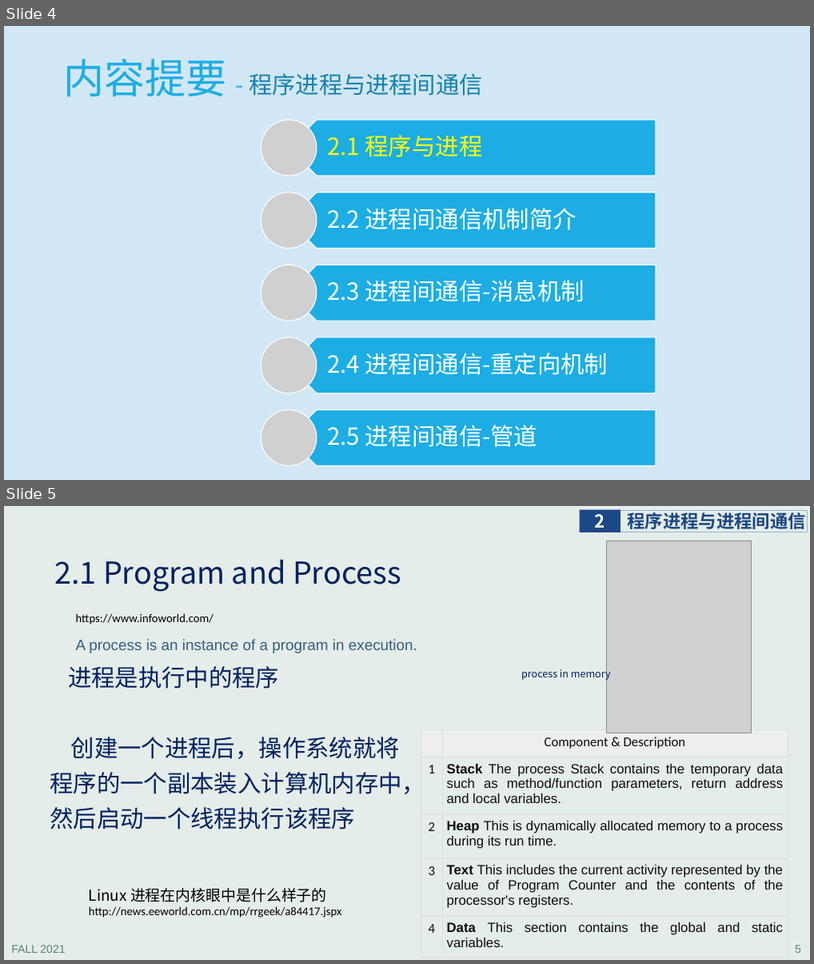
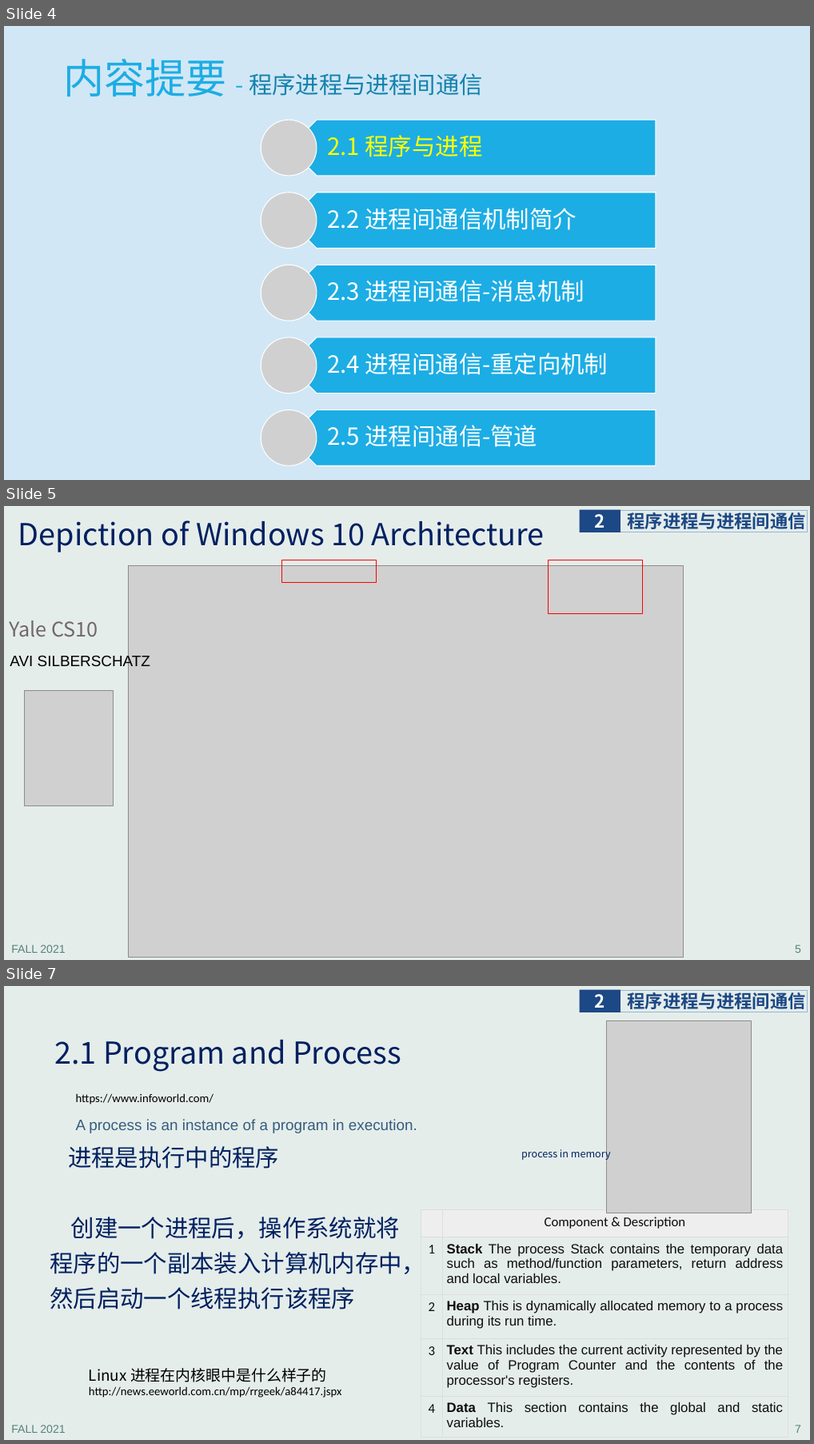
Before and after one commit to principleWindows/win-principle-2021, a slide deck: slides/instruction/principleWindows_2.pptx. Shown one above the other, each under a label of ours: slides 4 and 5 before the commit, slides 4, 5 and 7 after it; the slides between them are not shown. The pictures are 814x964 and 814x1444 pixels, drawn with LibreOffice and Linux fonts; fonts in the diff are those of the drawing; grey boxes stand for pictures. Boxes give left, top, right and bottom in pixels: in the first picture for what was removed or moved away, otherwise in the second. Text is boxed around its words. In the diff, an @@ line names an element or a change of style, - is before the commit and + after.

Commit message:
add some slides from Yale University

```diff
--- a/slides/instruction/principleWindows_2.pptx
+++ b/slides/instruction/principleWindows_2.pptx
@@ slide 5 added at <box>4,506,810,960</box>, background #E5EDEB; not listed: 4 template elements that a slide beside it also shows @@
@@ title added at <box>18,520,545,552</box>, 36 pt, text #002060 @@
+Depiction of Windows 10 Architecture
@@ picture added at <box>128,566,683,956</box> @@
@@ rectangle added at <box>282,560,377,583</box>, outline #FF0000 1 pt @@
@@ rectangle added at <box>549,560,643,614</box>, outline #FF0000 1 pt @@
@@ text added at <box>10,620,98,637</box>, 24 pt, text #726868 @@
+Yale CS10
@@ text added at <box>10,654,150,669</box>, 18 pt, text #000000 @@
+AVI SILBERSCHATZ
@@ picture added at <box>24,690,113,805</box> @@
@@ what was slide 5 is now slide 7 @@
@@ page number at <box>795,1424,802,1432</box>: text changed @@
-5
+7
```
Also in this commit, not shown: 1 slide changed, 3 other slides added, 3 other files.
